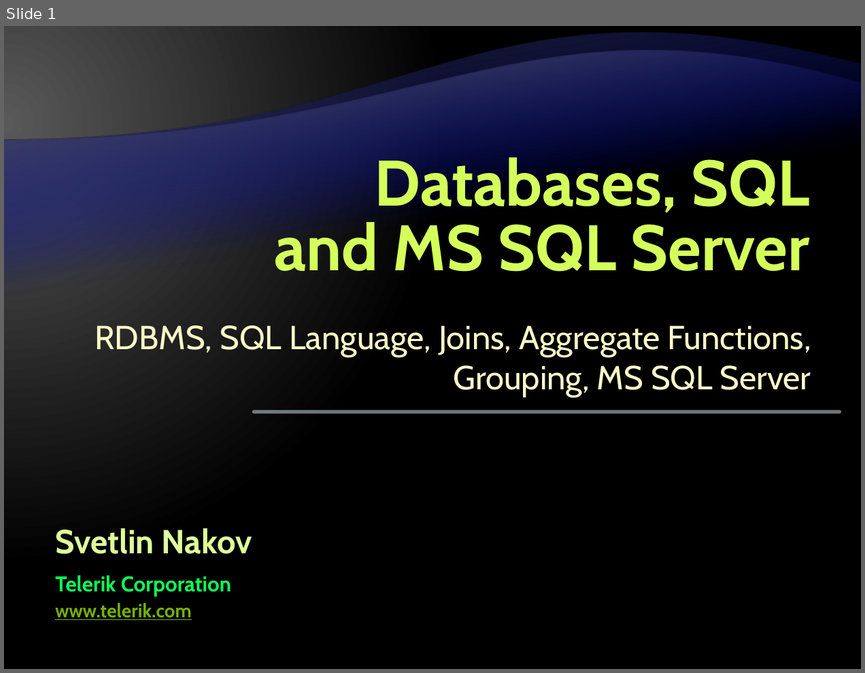
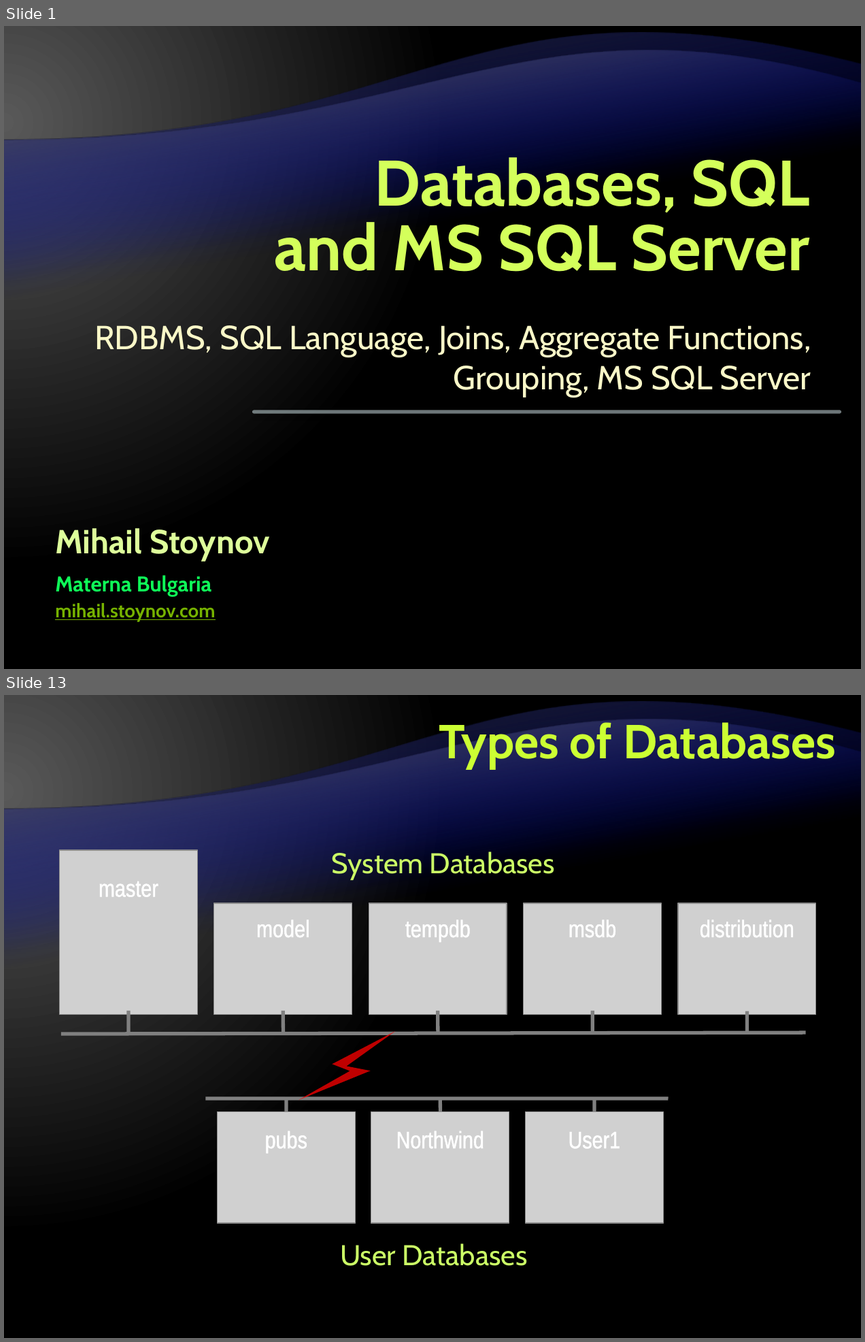
Before and after one commit to Graveheart/aspnetcourse, a slide deck: lectures/5. Databases, SQL and MS SQL Server.pptx. Shown one above the other, each under a label of ours: slide 1 before the commit, slides 1 and 13 after it; the slides between them are not shown. The pictures are 865x673 and 865x1342 pixels, drawn with LibreOffice and Linux fonts; fonts in the diff are those of the drawing; grey boxes stand for pictures; background and template pictures are left out. Boxes give left, top, right and bottom in pixels: in the first picture for what was removed or moved away, otherwise in the second. Text is boxed around its words. In the diff, an @@ line names an element or a change of style, - is before the commit and + after.

```diff
--- a/lectures/5. Databases, SQL and MS SQL Server.pptx
+++ b/lectures/5. Databases, SQL and MS SQL Server.pptx
@@ slide 13 added at (4, 695, 861, 1338), background gradient #595959 to #000000; not listed: 2 template elements that a slide beside it also shows @@
@@ title added at (439, 718, 836, 769), 40 pt, text #CCFF33, bold @@
+Types of Databases
@@ picture added at (60, 850, 198, 1015) @@
@@ text added at (332, 851, 555, 880), 24 pt, text #CCFF66 @@
+System Databases
@@ text added at (99, 881, 158, 897), 20 pt, text #FFFFFF @@
+master
@@ picture added at (214, 903, 352, 1015) @@
@@ picture added at (369, 903, 507, 1015) @@
@@ picture added at (524, 903, 661, 1015) @@
@@ picture added at (679, 903, 816, 1015) @@
@@ text added at (256, 920, 309, 937), 20 pt, text #FFFFFF @@
+model
@@ text added at (405, 920, 470, 942), 20 pt, text #FFFFFF @@
+tempdb
@@ text added at (568, 920, 616, 937), 20 pt, text #FFFFFF @@
+msdb
@@ text added at (700, 920, 794, 937), 20 pt, text #FFFFFF @@
+distribution
@@ line added from (128, 1011) to (128, 1034), #808080 3 pt @@
@@ line added from (283, 1011) to (283, 1034), #808080 3 pt @@
@@ line added from (438, 1011) to (438, 1034), #808080 3 pt @@
@@ line added from (593, 1011) to (593, 1034), #808080 3 pt @@
@@ line added from (747, 1011) to (747, 1034), #808080 3 pt @@
@@ line added from (61, 1034) to (805, 1032), #808080 3 pt @@
@@ freeform shape added at (292, 1025, 406, 1113), fill #FF0000 at 75% opacity @@
@@ line added from (205, 1098) to (668, 1098), #808080 3 pt @@
@@ line added from (286, 1098) to (286, 1121), #808080 3 pt @@
@@ line added from (440, 1098) to (440, 1121), #808080 3 pt @@
@@ line added from (594, 1098) to (594, 1121), #808080 3 pt @@
@@ picture added at (218, 1111, 356, 1223) @@
@@ picture added at (371, 1111, 509, 1223) @@
@@ picture added at (525, 1111, 663, 1223) @@
@@ text added at (265, 1131, 307, 1153), 20 pt, text #FFFFFF @@
+pubs
@@ text added at (396, 1131, 484, 1148), 20 pt, text #FFFFFF @@
+Northwind
@@ text added at (568, 1132, 621, 1148), 20 pt, text #FFFFFF @@
+User1
@@ text added at (340, 1243, 528, 1266), 24 pt, text #CCFF66 @@
+User Databases
@@ slide 1 changed as well @@
@@ text at (55, 528, 269, 560): text changed @@
-Svetlin Nakov
+Mihail Stoynov
@@ text at (55, 575, 212, 596): text changed @@
-Telerik Corporation
+Materna Bulgaria
@@ text at (55, 603, 215, 622): text changed @@
-www.telerik.com
+mihail.stoynov.com
```
Also in this commit, not shown: 2 other slides changed, 190 other slides added.
